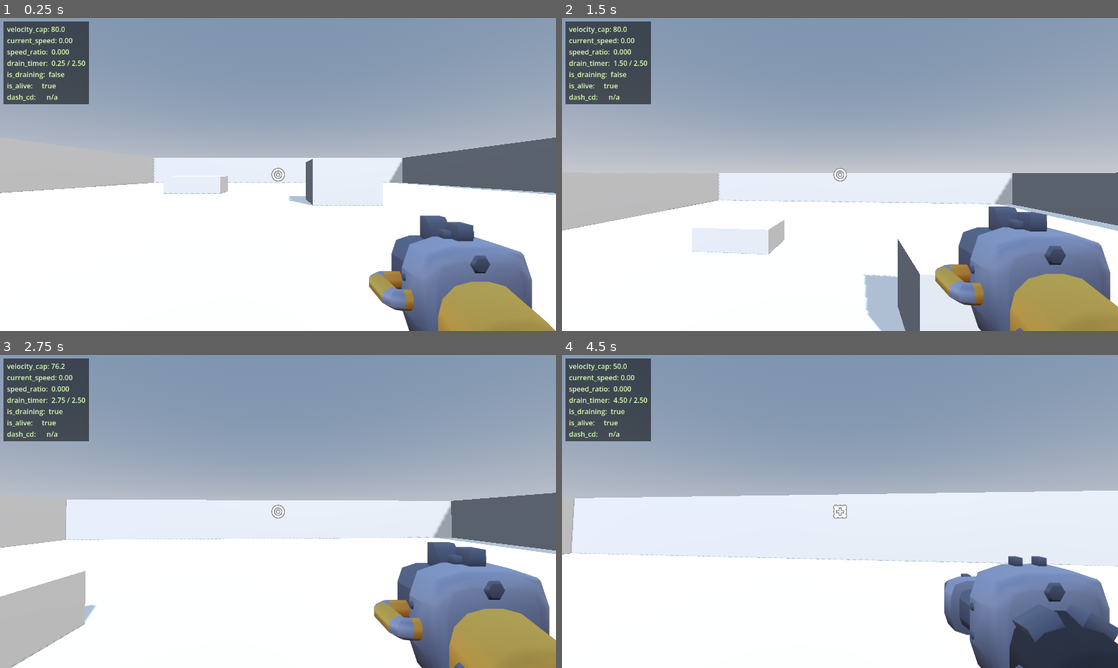
Above: before the commit, frames 1-4 (two rows, left to right).
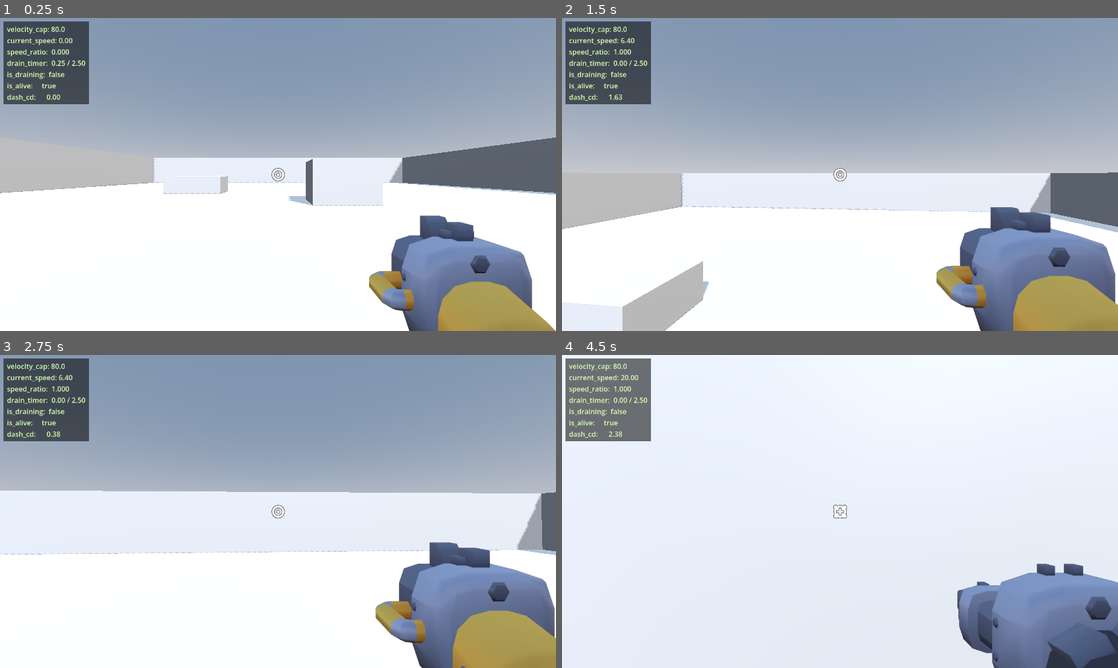
Above: after the commit, the same moments.

Repository: zulesss/vgate
Game: Godot game, scene res://scenes/main.tscn
Same seed, same stepped clock (60 frames per second), same inputs: the game is played once before the commit and once after it.
Inputs (mouse positions are in pixels of both pictures, inside the frame that each line leads up to):
- Up to frame 1 (0.25 s): no input
- Up to frame 2 (1.5 s): move the mouse to (867, 174) at 0.52 s; hold W (move_forward) from 0.53 s (still down); tap Shift (dash) at 0.6 s; tap Space (jump) at 0.77, 0.8, 1.07, 1.35 s; move the mouse to (812, 174) at 1.27 s
- Up to frame 3 (2.75 s): keep holding W (move_forward); tap Space (jump) at 1.52, 1.82, 2.3 s; tap Shift (dash) at 1.55, 2.1 s; move the mouse to (289, 505) at 2.02 s
- Up to frame 4 (4.5 s): keep holding W (move_forward); move the mouse to (834, 517) at 2.77 s; click (834, 517) at 2.85 s; tap Space (jump) at 3.02, 3.32, 3.77, 3.8, 4.07 s; tap Shift (dash) at 3.05, 4.35 s; move the mouse to (878, 514) at 3.52 s; tap E (weapon_toggle) at 3.6 s; move the mouse to (795, 508) at 4.27 s

The runs differ from the first frame. In frame 1, less than 0.1% of the frame differs, in the area x 8-11%, y 24-27%; in frame 2, 8.6%; in frame 3, 12%; in frame 4, 61%, in the area x 0-100%, y 0-100%.

Commit message:
M1 player: VelocityGate integration + dash + death listener
Player.gd теперь читает max_speed из VelocityGate каждый кадр (cap=80 →
6.4 u/s, cap=20 → 1.6 u/s — "ловушка закрывается"). Сообщает XZ-скорость
в gate (Y исключён против jump-spam-abuse). Dash на Shift: 20 u/s burst,
0.2 сек duration, 2.5 сек cooldown. damage(amount) переключён на
shooter-penalty через VelocityGate (Starter Kit health убран). Listener
player_died блокирует input до RunManager-reload.

Также fix: EnemySpawner._ready() добавлял ребёнка в parent во время того
как parent сам ещё building children — deferred call.

Co-Authored-By: Claude Opus 4.7 (1M context) <noreply@anthropic.com>

Diff:
--- a/objects/player.gd
+++ b/objects/player.gd
@@ -1,10 +1,19 @@
 extends CharacterBody3D
 
 @export_subgroup("Properties")
-@export var movement_speed = 5
 @export_range(0, 100) var number_of_jumps: int = 2
 @export var jump_strength = 8
 
+# M1: max walking speed читается из VelocityGate.max_speed_at_cap() — каждый кадр.
+# Стартовый base_walk_speed = 8.0 u/s (см. docs/systems/M1_numbers.md). Дефолт Starter
+# Kit'а был 5 u/s; перешли на 8 чтобы арена 40×40 пересекалась за читаемое время.
+# Локально не храним speed-константу — единственный источник правды VelocityGate.
+
+# Dash (см. docs/systems/M1_numbers.md §Dash).
+const DASH_VELOCITY_BURST := 20.0
+const DASH_DURATION := 0.2
+const DASH_COOLDOWN := 2.5
+
 @export_subgroup("Weapons")
 @export var weapons: Array[Weapon] = []
 
@@ -21,7 +30,6 @@
 
 var input_mouse: Vector2
 
-var health: int = 100
 var gravity := 0.0
 
 var previously_floored := false
@@ -32,7 +40,13 @@
 
 var tween: Tween
 
-signal health_updated
+# Dash state.
+var _dash_time_remaining: float = 0.0
+var _dash_cooldown_remaining: float = 0.0
+var _dash_velocity: Vector3 = Vector3.ZERO
+
+# Death state — listener Events.player_died блокирует input/shoot/dash.
+var _input_locked: bool = false
 
 @onready var camera = $Head/Camera
 @onready var raycast = $Head/Camera/RayCast
@@ -46,6 +60,9 @@
 # Functions
 
 func _ready():
+	add_to_group("player")
+	Events.player_died.connect(_on_player_died)
+
 	Input.mouse_mode = Input.MOUSE_MODE_CAPTURED
 
 	weapon = weapons[weapon_index] # Weapon must never be nil
@@ -55,18 +72,30 @@
 	# Handle functions
 	handle_controls(delta)
 	handle_gravity(delta)
+	_tick_dash(delta)
 
 	# Movement
 
 	var applied_velocity: Vector3
 
-	movement_velocity = transform.basis * movement_velocity # Move forward
+	movement_velocity = transform.basis * movement_velocity # Move forward (already масштабирован под cap)
 
 	applied_velocity = velocity.lerp(movement_velocity, delta * 10)
 	applied_velocity.y = - gravity
 
+	# Dash overrides walk-acceleration: жёсткий burst в направлении взгляда. Acceleration
+	# Starter Kit'а слишком плавный для feel'а dash'а — дашим напрямую через velocity.
+	if _dash_time_remaining > 0.0:
+		applied_velocity.x = _dash_velocity.x
+		applied_velocity.z = _dash_velocity.z
+
 	velocity = applied_velocity
 	move_and_slide()
+
+	# Сообщаем VelocityGate XZ-скорость (Y исключён — концепт §Movement: jump-spam
+	# не должен поддерживать speed_ratio выше threshold).
+	var xz_speed: float = Vector2(velocity.x, velocity.z).length()
+	VelocityGate.set_current_speed(xz_speed)
 
 	# Rotation
 	container.position = lerp(container.position, container_offset - (basis.inverse() * applied_velocity / 30), delta * 10)
@@ -89,10 +118,12 @@
 
 	previously_floored = is_on_floor()
 
-	# Falling/respawning
-
-	if position.y < -10:
-		get_tree().reload_current_scene()
+	# Falling out of arena → trigger смерть через тот же путь что drain (RunManager
+	# reset'ит VelocityGate). Пол арены на y=0; -10 это fail-safe если CSG-floor
+	# пропал/повредился.
+	if position.y < -10 and VelocityGate.is_alive:
+		VelocityGate.is_alive = false
+		Events.player_died.emit()
 
 # Mouse movement
 
@@ -102,7 +133,7 @@
 		handle_rotation(event.relative.x, event.relative.y, false)
 
 func handle_controls(delta):
-	# Mouse capture
+	# Mouse capture (всегда активно — даже под input_locked, чтобы можно было освободить курсор).
 	if Input.is_action_just_pressed("mouse_capture"):
 		Input.mouse_mode = Input.MOUSE_MODE_CAPTURED
 		mouse_captured = true
@@ -113,9 +144,15 @@
 
 		input_mouse = Vector2.ZERO
 
-	# Movement
+	# При смерти (player_died → input_locked=true) глушим movement/shoot/dash/jump.
+	# Игрок остаётся на полу, RunManager перезапустит сцену через 2.8 сек.
+	if _input_locked:
+		movement_velocity = Vector3.ZERO
+		return
+
+	# Movement: max-speed читается из VelocityGate каждый кадр. При cap=80 → 6.4 u/s.
 	var input := Input.get_vector("move_left", "move_right", "move_forward", "move_back")
-	movement_velocity = Vector3(input.x, 0, input.y).normalized() * movement_speed
+	movement_velocity = Vector3(input.x, 0, input.y).normalized() * VelocityGate.max_speed_at_cap()
 
 	# Handle Controller Rotation
 	var rotation_input := Input.get_vector("camera_right", "camera_left", "camera_down", "camera_up")
@@ -131,6 +168,11 @@
 	if Input.is_action_just_pressed("jump"):
 		if jumps_remaining:
 			action_jump()
+
+	# Dash
+
+	if Input.is_action_just_pressed("dash"):
+		_try_start_dash()
 
 	# Weapon switching
 
@@ -272,14 +314,57 @@
 	raycast.target_position = Vector3(0, 0, -1) * weapon.max_distance
 	crosshair.texture = weapon.crosshair
 
-func damage(amount):
-	health -= amount
-	health_updated.emit(health) # Update health on HUD
-
-	if health < 0:
-		get_tree().reload_current_scene() # Reset when out of health
+# Starter Kit enemy.gd зовёт player.damage(amount) если ему попасть. Маршрутизируем
+# в VelocityGate как shooter-penalty (концепт: hit от стрелка = -10 cap). Свой
+# EnemyDummy зовёт VelocityGate.apply_hit(MELEE_PENALTY) напрямую через ContactArea.
+func damage(_amount):
+	VelocityGate.apply_hit(VelocityGate.SHOOTER_PENALTY)
 
 # Create a random knockback vector
 static func random_vec2(_min: Vector2, _max: Vector2) -> Vector2:
 	var _sign = -1 if randi() % 2 == 0 else 1
 	return Vector2(randf_range(_min.x, _max.x), randf_range(_min.y, _max.y) * _sign)
+
+
+# Dash --------------------------------------------------------------------
+
+func _try_start_dash() -> void:
+	if _dash_cooldown_remaining > 0.0 or _dash_time_remaining > 0.0:
+		return
+
+	# Направление взгляда (XZ-проекция от камеры). Если игрок смотрит в стену
+	# и input нулевой — дашим вперёд. Если есть input — дашим в сторону input'а
+	# для предсказуемости (FPS convention).
+	var input_vec := Input.get_vector("move_left", "move_right", "move_forward", "move_back")
+	var dir: Vector3
+	if input_vec.length() > 0.01:
+		dir = (transform.basis * Vector3(input_vec.x, 0, input_vec.y)).normalized()
+	else:
+		var fwd: Vector3 = -transform.basis.z
+		fwd.y = 0.0
+		dir = fwd.normalized()
+
+	_dash_velocity = dir * DASH_VELOCITY_BURST
+	_dash_time_remaining = DASH_DURATION
+	_dash_cooldown_remaining = DASH_COOLDOWN
+	Events.dash_started.emit()
+
+
+func _tick_dash(delta: float) -> void:
+	if _dash_time_remaining > 0.0:
+		_dash_time_remaining = maxf(0.0, _dash_time_remaining - delta)
+	if _dash_cooldown_remaining > 0.0:
+		_dash_cooldown_remaining = maxf(0.0, _dash_cooldown_remaining - delta)
+
+
+# Читается DebugHud'ом. M2 уберём в HUD-проекте отдельным узлом.
+func get_dash_cooldown_remaining() -> float:
+	return _dash_cooldown_remaining
+
+
+# Death -------------------------------------------------------------------
+
+func _on_player_died() -> void:
+	_input_locked = true
+	movement_velocity = Vector3.ZERO
+	# Не дашим, не стреляем, не ходим. RunManager через 2.8 сек reload сцены.
--- a/scripts/enemy_spawner.gd
+++ b/scripts/enemy_spawner.gd
@@ -13,7 +13,8 @@
 func _ready() -> void:
 	Events.enemy_killed.connect(_on_enemy_killed)
 	Events.run_restarted.connect(_on_run_restarted)
-	_spawn_initial()
+	# Parent (Main) ещё формирует children в _ready'е. Deferred = после frame'а.
+	_spawn_initial.call_deferred()
 
 
 func _on_run_restarted() -> void:
